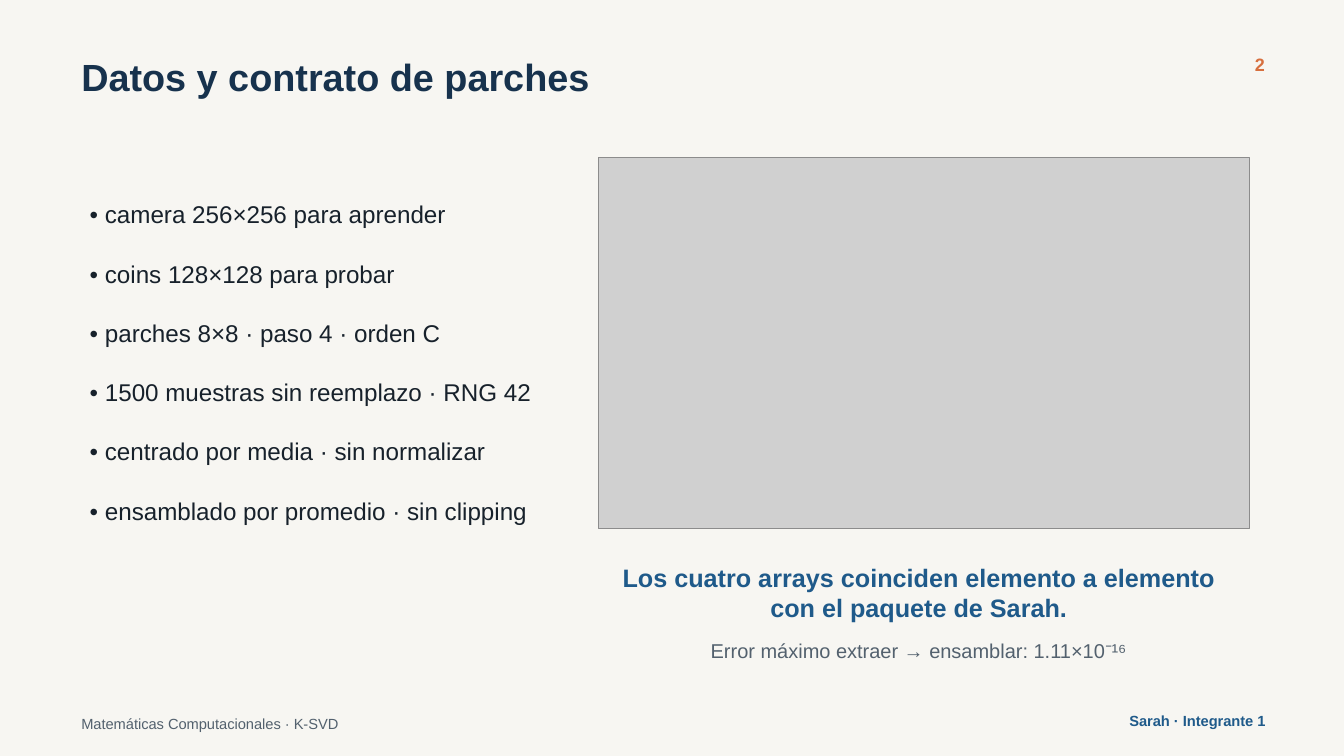
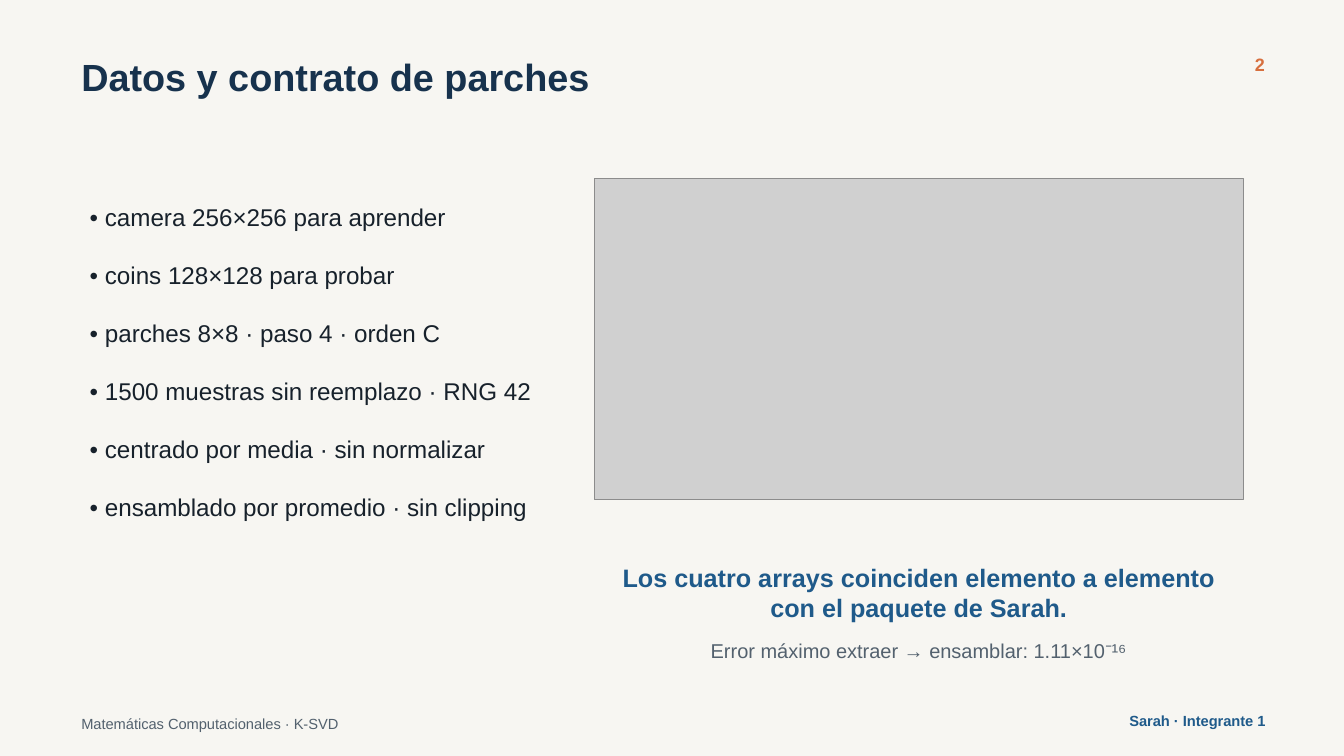
Before and after one commit to SarahVasquezM/ksvd-image-denoising, a slide deck: slide 2 of 04_final/presentacion_final.pptx. Drawn at 1344x756 pixels with LibreOffice and Linux fonts; fonts in the diff are those of the drawing; grey boxes stand for pictures. Boxes give left, top, right and bottom in pixels: in the first picture for what was removed or moved away, otherwise in the second. Text is boxed around its words. In the diff, an @@ line names an element or a change of style, - is before the commit and + after.

```diff
--- a/04_final/presentacion_final.pptx
+++ b/04_final/presentacion_final.pptx
@@ text "• camera 256×256 para aprender" rewrapped from bbox=[105, 205, 531, 525] to bbox=[105, 208, 531, 521] @@
@@ picture: place and size @@
-picture at bbox=[599, 158, 1250, 529]
+picture at bbox=[595, 178, 1244, 500]
```
Also in this commit, not shown: 1 other slide changed, 2 other files.
